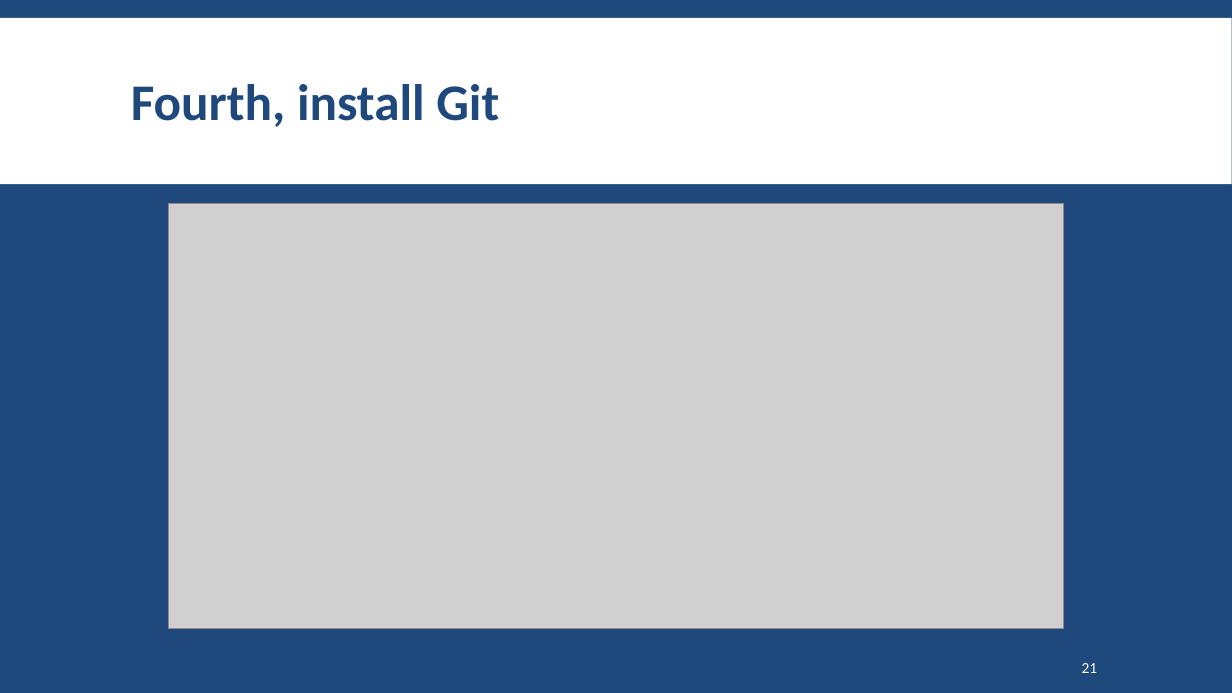
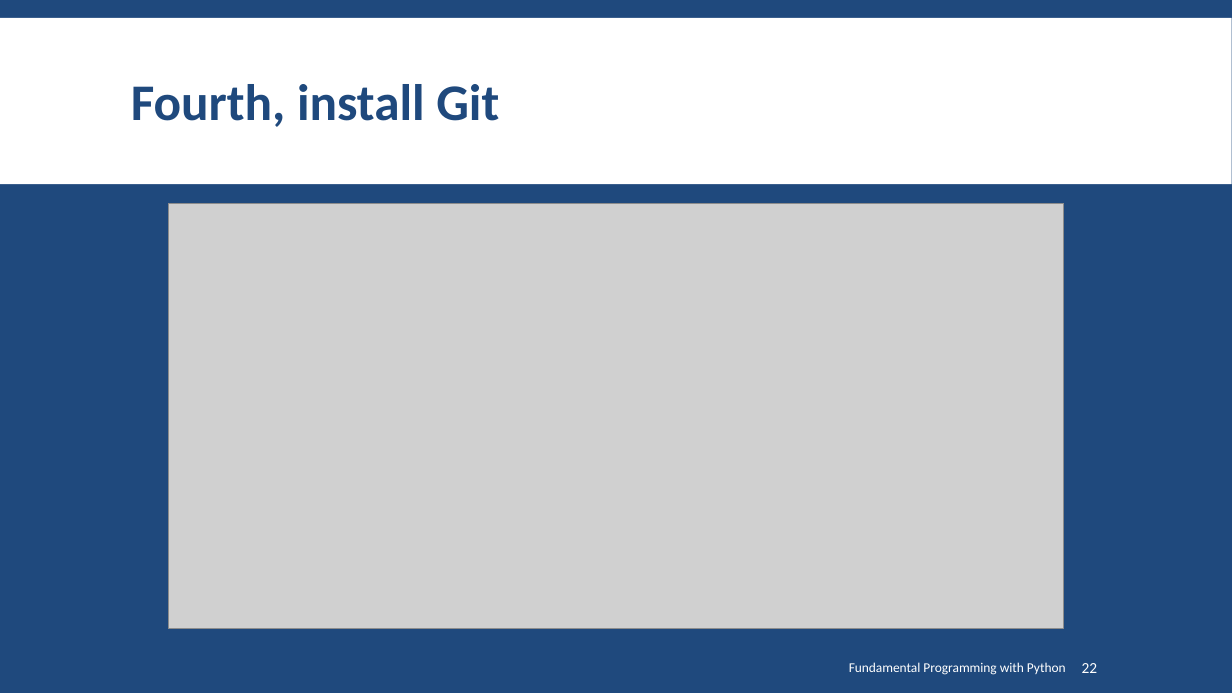
Before and after one commit to SharifPythonSpace/Course1401, a slide deck: slide 22 of Slide/00-Introduction to Programming Applications with Python.pptx (slide 21 before the commit). Drawn at 1232x693 pixels with LibreOffice and Linux fonts; fonts in the diff are those of the drawing; grey boxes stand for pictures; background and template pictures are left out. Boxes give left, top, right and bottom in pixels: in the first picture for what was removed or moved away, otherwise in the second. Text is boxed around its words. In the diff, an @@ line names an element or a change of style, - is before the commit and + after.

```diff
--- a/Slide/00-Introduction to Programming Applications with Python.pptx
+++ b/Slide/00-Introduction to Programming Applications with Python.pptx
@@ text added at <box>849,662,1066,675</box>, 10.5 pt, text #FFFFFF @@
+Fundamental Programming with Python
@@ page number at <box>1082,663,1098,673</box>: text changed @@
-21
+22
```
Also in this commit, not shown: 21 other slides changed, 1 slide added.
